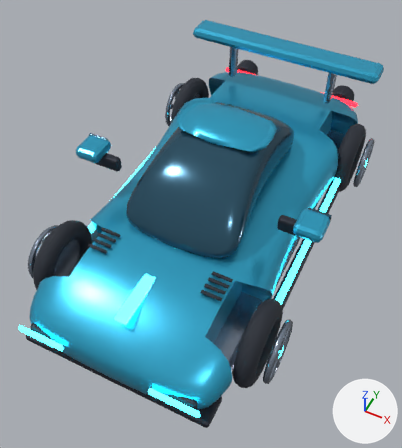
A saved change to the FBX model Assets/Resources/VehicleModels/Viper.fbx.
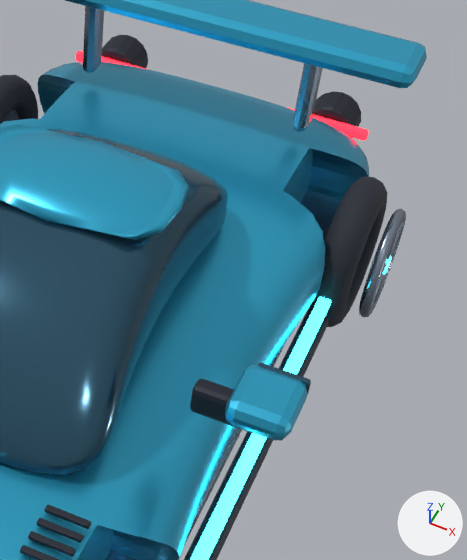
The first picture shows the older version from a 50 mm lens placed at (1.41, -3.17, 3.96), pointed at (-0.03, -0.29, 0.35). The close-ups show the older and then the newer version on the part from 48% to 100% of the width and 10% to 66% of the height of that picture. Only the edits that show in the close-ups are written down. The axes (+X, +Y, +Z) are drawn at lower right. The lights are the same throughout. Where no turn or scale is listed for an object, it has been applied to the vertices.

Objects in the first close-up: 'Body_Mirror.001', 'Body_Roof', 'Body_Spoiler', 'Body_Undertray', 'Body_Viper', 'Carbon_MirrorMount.001', 'Carbon_SideSkirt.001', 'Glass_Cockpit', 'Trim_Sill.001', 'WheelRim_RRear', 'Wheel_LRear', 'Wheel_RRear' and 17 more.
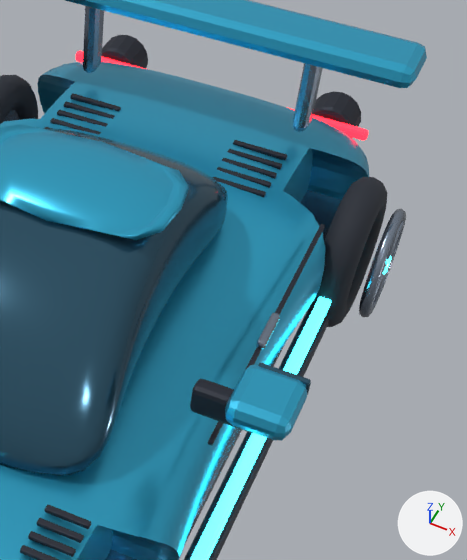
What the commit changed:
Mesh me_cube_009_1 is new.
It has 56 vertices, 54 faces and spans x -0.12..0.12, y -0.012..0.012, z -0.009..0.009.
It uses material mat_exhaust (dark blue #2c303c).
Mesh me_cube_019_1 is new.
It has 56 vertices, 54 faces and spans x -0.018..0.018, y -0.09..0.09, z -0.018..0.018.
It uses material mat_alloy (greyish blue #909eaf).
Mesh me_cube_018_1 is new.
It has 56 vertices, 54 faces and spans x -0.009..0.009, y -0.639..0.639, z -0.009..0.009.
It uses material mat_exhaust (dark blue #2c303c).
Object 'Carbon_RearDeckVent.004' (ob_carbon_reardeckvent_004) is new; it shows me_cube_009_1.
Its location is (-0.387, 1.18, 0.7).
Object 'Carbon_RearDeckVent.003' (ob_carbon_reardeckvent_003) is new; it shows a copy of me_cube_009_1.
Its location is (-0.387, 1.11, 0.7).
Object 'Carbon_RearDeckVent.001' (ob_carbon_reardeckvent_001) is new; it shows a copy of me_cube_009_1.
Its location is (-0.387, 0.97, 0.7).
Object 'Alloy_DoorHandle.001' (ob_alloy_doorhandle_001) is new; it shows me_cube_019_1.
Its location is (0.785, 0.12, 0.73).
Object 'Carbon_RearDeckVent.008' (ob_carbon_reardeckvent_008) is new; it shows a copy of me_cube_009_1.
Its location is (0.387, 1.11, 0.7).
Object 'Carbon_RearDeckVent.009' (ob_carbon_reardeckvent_009) is new; it shows a copy of me_cube_009_1.
Its location is (0.387, 1.18, 0.7).
Object 'Carbon_RearDeckVent.006' (ob_carbon_reardeckvent_006) is new; it shows a copy of me_cube_009_1.
Its location is (0.387, 0.97, 0.7).
Object 'Carbon_DoorSeam.001' (ob_carbon_doorseam_001) is new; it shows me_cube_018_1.
Its location is (0.78, 0.18, 0.7).
Object 'Carbon_RearDeckVent.007' (ob_carbon_reardeckvent_007) is new; it shows a copy of me_cube_009_1.
Its location is (0.387, 1.04, 0.7).
Object 'Carbon_RearDeckVent.005' (ob_carbon_reardeckvent_005) is new; it shows a copy of me_cube_009_1.
Its location is (0.387, 0.9, 0.7).
Object 'Carbon_RearDeckVent.002' (ob_carbon_reardeckvent_002) is new; it shows a copy of me_cube_009_1.
Its location is (-0.387, 1.04, 0.7).

Boxes [x1, y1, x2, y2] around the edits, measured in the close-ups (467 x 560 px):
'Carbon_DoorSeam.001', added: after [208, 224, 325, 446]
'Alloy_DoorHandle.001', added: after [256, 313, 280, 349]
'Carbon_RearDeckVent.009', added: after [233, 140, 287, 160]
'Carbon_RearDeckVent.004', added: after [70, 93, 121, 111]
'Carbon_RearDeckVent.008', added: after [227, 149, 282, 170]
'Carbon_RearDeckVent.007', added: after [222, 158, 277, 179]
'Carbon_RearDeckVent.005', added: after [212, 177, 266, 197]
'Carbon_RearDeckVent.006', added: after [217, 167, 271, 188]
'Carbon_RearDeckVent.003', added: after [64, 101, 115, 119]
'Carbon_RearDeckVent.002', added: after [57, 110, 108, 127]
'Carbon_RearDeckVent.001', added: after [50, 118, 101, 134]
